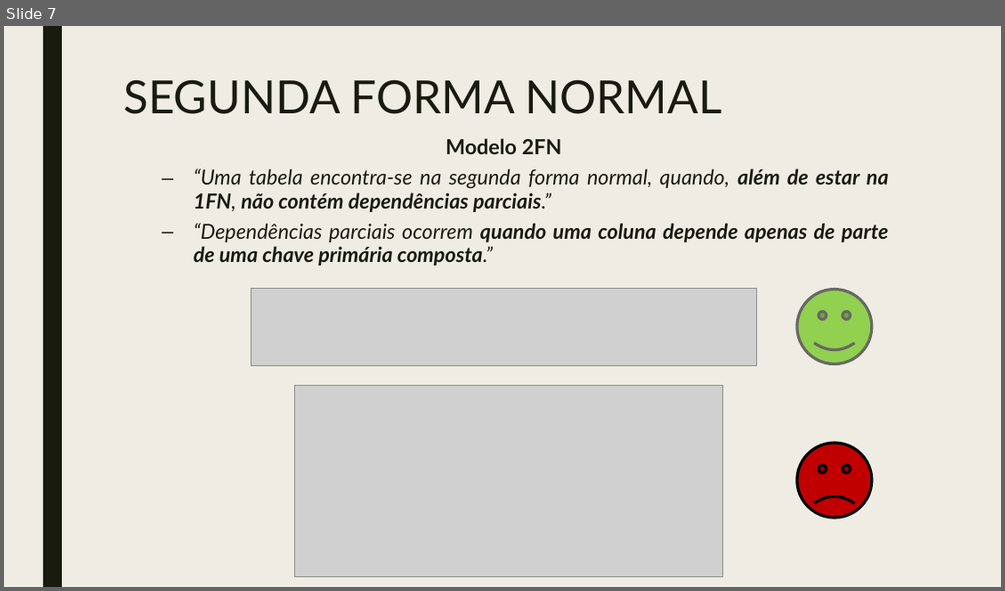
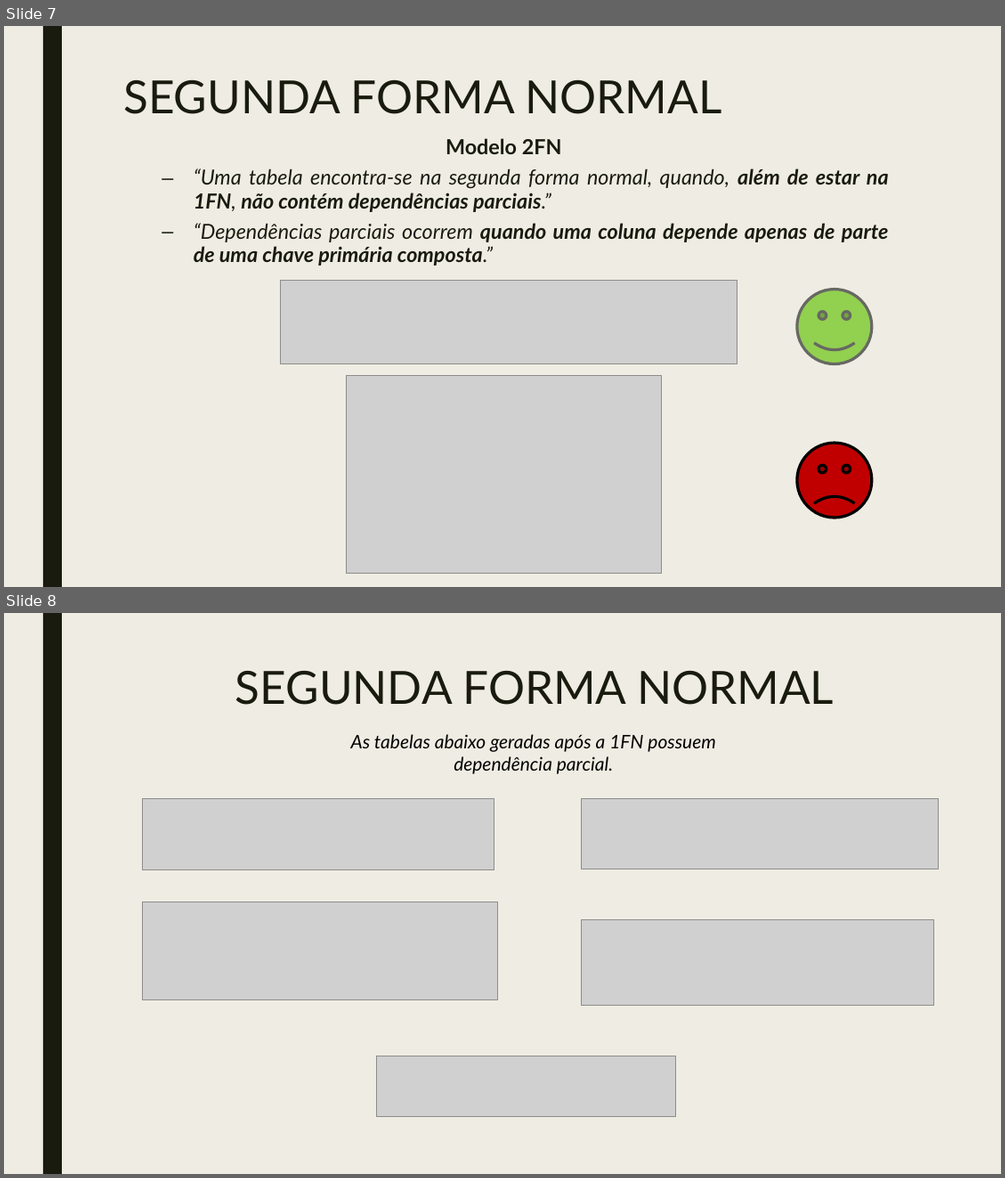
Before and after one commit to ggpereira/Fundamentos-de-BD, a slide deck: Apresentação/Trabalho prático fundamentos de banco de dados 2018.pptx. Shown one above the other, each under a label of ours: slide 7 before the commit, slides 7 and 8 after it. The pictures are 1005x591 and 1005x1178 pixels, drawn with LibreOffice and Linux fonts; fonts in the diff are those of the drawing; grey boxes stand for pictures. Boxes give left, top, right and bottom in pixels: in the first picture for what was removed or moved away, otherwise in the second. Text is boxed around its words. In the diff, an @@ line names an element or a change of style, - is before the commit and + after.

```diff
--- a/Apresentação/Trabalho prático fundamentos de banco de dados 2018.pptx
+++ b/Apresentação/Trabalho prático fundamentos de banco de dados 2018.pptx
@@ slide 8 added at (4, 613, 1001, 1174), background #EFEDE3; not listed: 1 template element that a slide beside it also shows @@
@@ title added at (235, 671, 833, 705), 44 pt, text #191B0E @@
+SEGUNDA FORMA NORMAL
@@ text added at (351, 734, 715, 774), 18 pt, text #000000, italic @@
+As tabelas abaixo geradas após a 1FN possuem dependência parcial.
@@ picture added at (142, 798, 494, 870) @@
@@ picture added at (582, 799, 938, 868) @@
@@ picture added at (142, 901, 498, 999) @@
@@ picture added at (582, 919, 934, 1005) @@
@@ picture added at (377, 1055, 676, 1116) @@
@@ slide 7 changed as well @@
@@ picture: place and size @@
-picture at (251, 288, 757, 365)
+picture at (280, 281, 737, 364)
@@ picture: place and size @@
-picture at (294, 385, 722, 576)
+picture at (346, 375, 662, 573)
```
Also in this commit, not shown: 11 other slides changed, 6 other slides added.
